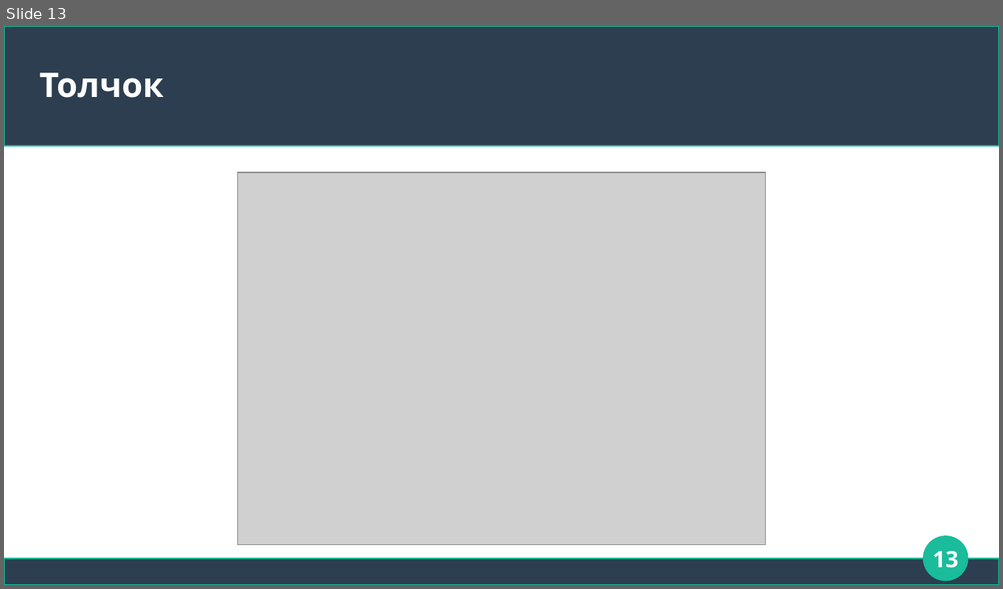
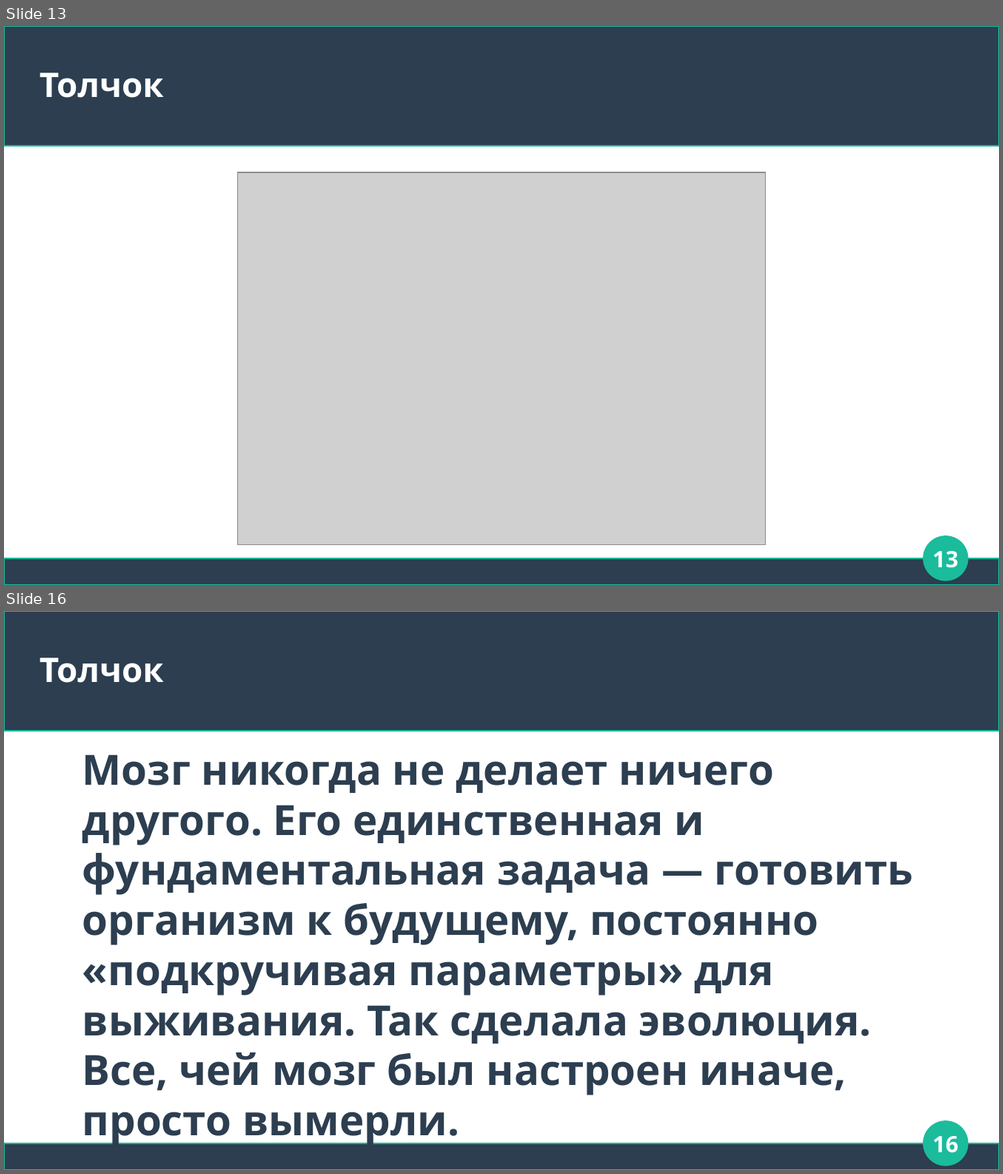
Before and after one commit to Chularev/articles, a slide deck: Psychology/4. аллостаз.odp. Shown one above the other, each under a label of ours: slide 13 before the commit, slides 13 and 16 after it; the slides between them are not shown. The pictures are 1003x589 and 1003x1174 pixels, drawn with LibreOffice and Linux fonts; fonts in the diff are those of the drawing; grey boxes stand for pictures. Boxes give left, top, right and bottom in pixels: in the first picture for what was removed or moved away, otherwise in the second. Text is boxed around its words. In the diff, an @@ line names an element or a change of style, - is before the commit and + after.

```diff
--- a/Psychology/4. аллостаз.odp
+++ b/Psychology/4. аллостаз.odp
@@ slide 16 added at (4,611,999,1170), background #FFFFFF; not listed: 3 template elements that a slide beside it also shows @@
@@ title added at (40,658,164,683), 27 pt, text #FFFFFF, bold @@
+Толчок
@@ text added at (82,755,913,1147), 33.3 pt, text #2C3E50, bold @@
+Мозг никогда не делает ничего другого. Его единственная и фундаментальная задача — готовить организм к будущему, постоянно «подкручивая параметры» для выживания. Так сделала эволюция. Все, чей мозг был настроен иначе, просто вымерли.
@@ page number added at (932,1136,958,1153), 18 pt, text #FFFFFF, bold @@
+16
```
Also in this commit, not shown: 1 slide changed, 2 other slides added, 2 other files.
